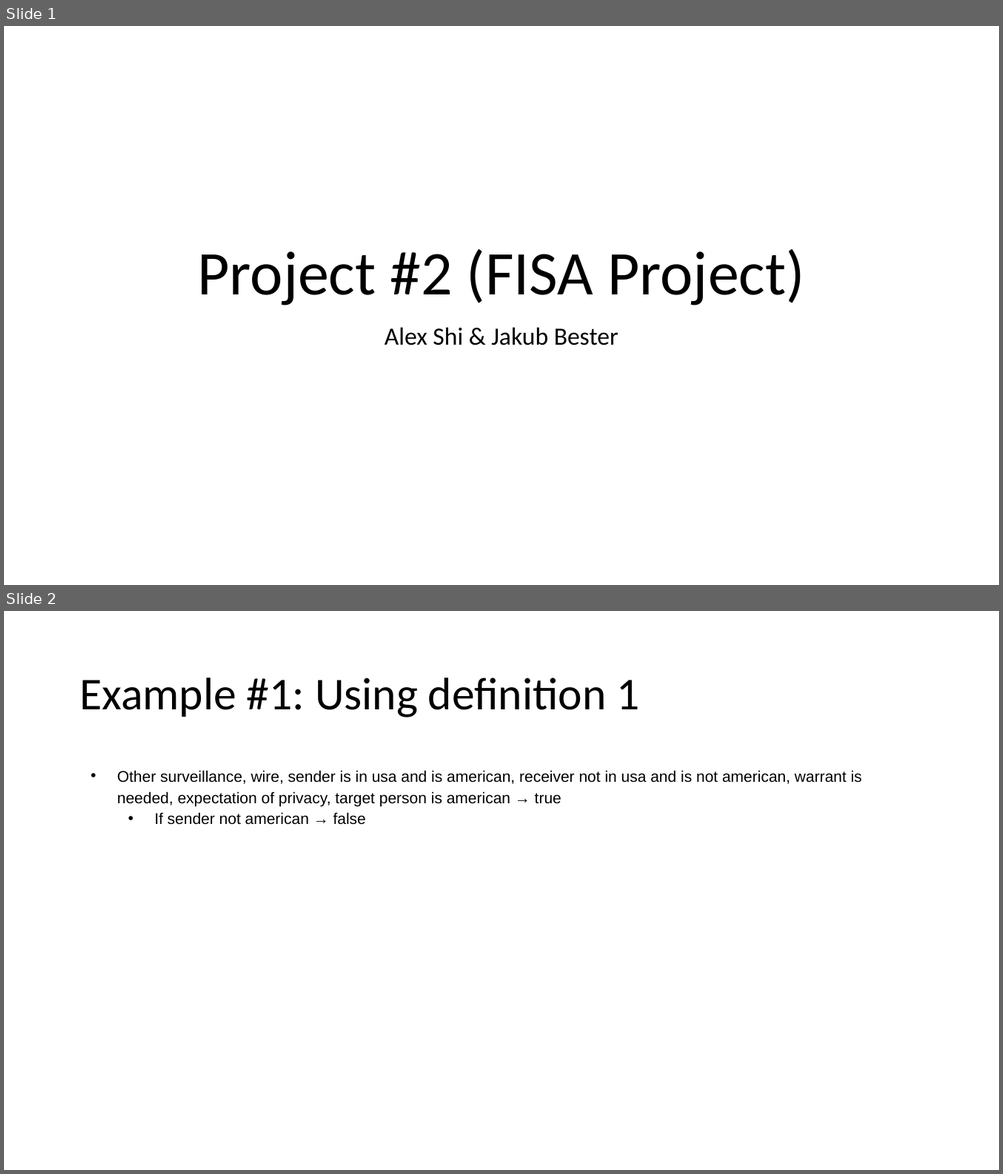
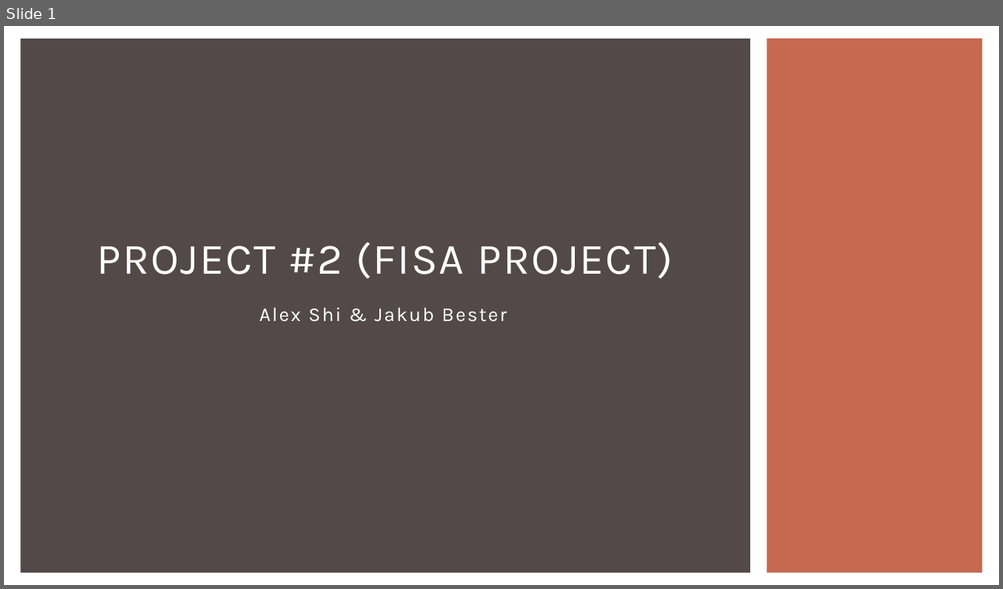
Before and after one commit to jakubbester/fisa-project, a slide deck: Project #2 (FISA Project).pptx. Shown one above the other, each under a label of ours: slides 1 and 2 before the commit, slide 1 after it. The pictures are 1003x1174 and 1003x589 pixels, drawn with LibreOffice and Linux fonts; fonts in the diff are those of the drawing. Boxes give left, top, right and bottom in pixels: in the first picture for what was removed or moved away, otherwise in the second. Text is boxed around its words. In the diff, an @@ line names an element or a change of style, - is before the commit and + after.

```diff
--- a/Project #2 (FISA Project).pptx
+++ b/Project #2 (FISA Project).pptx
@@ slide 2 removed at [4, 611, 999, 1170], background #FFFFFF @@
@@ title removed at [79, 678, 639, 718] @@
-Example #1: Using definition 1
@@ text removed at [117, 770, 862, 825] @@
-• Other surveillance, wire, sender is in usa and is american, receiver not in usa and is not american, warrant is needed, expectation of privacy, target person is american → true
-  • If sender not american → false
@@ slide 1 changed as well @@
@@ rectangle added at [20, 39, 750, 574], fill #534949 @@
@@ rectangle added at [766, 39, 982, 574], fill #C66951 @@
@@ title at [97, 242, 672, 279]: text changed; size 60 to 42 pt; font Calibri to Karla; text colour #000000 to #FFFFFF @@
-Project #2 (FISA Project)
+PROJECT #2 (FISA PROJECT)
@@ subtitle "Alex Shi & Jakub Bester": place and size @@
-subtitle "Alex Shi & Jakub Bester" at [384, 327, 618, 346]
+subtitle "Alex Shi & Jakub Bester" at [259, 307, 506, 322]
@@ subtitle "Alex Shi & Jakub Bester" at [259, 307, 506, 322]: size 24 to 19 pt, font Calibri to Karla, text colour #000000 to #FFFFFF, letter spacing 0 to 1.5 pt @@
```
Also in this commit, not shown: 2 other slides changed, 1 slide added, 3 other slides removed.
